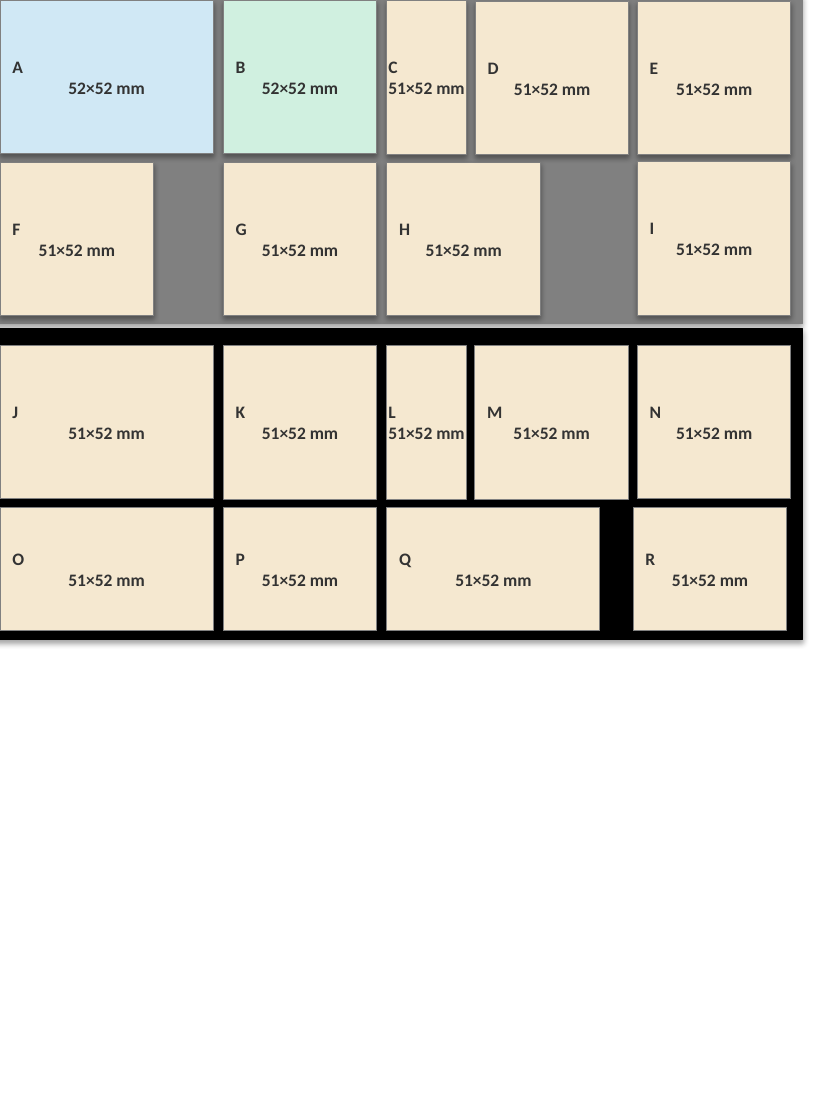
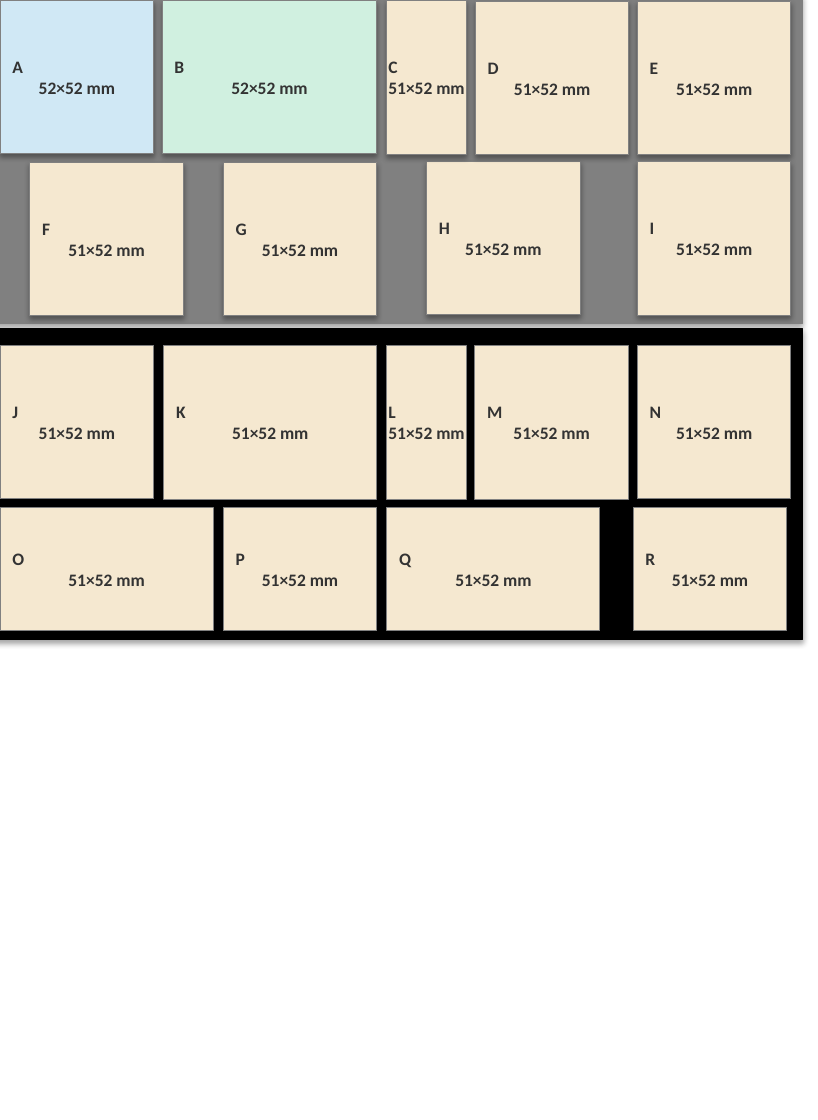
Before and after one commit to lauradriscoll/cosyne2026_adaptive_behavior, a slide deck: slide 1 of figures/fig2/fig2.pptx. Drawn at 818x1120 pixels with LibreOffice and Linux fonts; fonts in the diff are those of the drawing. Boxes give left, top, right and bottom in pixels: in the first picture for what was removed or moved away, otherwise in the second. Text is boxed around its words. In the diff, an @@ line names an element or a change of style, - is before the commit and + after.

```diff
--- a/figures/fig2/fig2.pptx
+++ b/figures/fig2/fig2.pptx
@@ rectangle "A 52×52 mm": place and size @@
-rectangle "A 52×52 mm" at (0, 0, 213, 154)
+rectangle "A 52×52 mm" at (0, 0, 154, 154)
@@ rectangle "B 52×52 mm": place and size @@
-rectangle "B 52×52 mm" at (223, 0, 376, 154)
+rectangle "B 52×52 mm" at (162, 0, 378, 154)
@@ rectangle "K 51×52 mm": place and size @@
-rectangle "K 51×52 mm" at (223, 345, 376, 498)
+rectangle "K 51×52 mm" at (164, 345, 376, 498)
@@ rectangle "F 51×52 mm": place and size @@
-rectangle "F 51×52 mm" at (0, 162, 154, 316)
+rectangle "F 51×52 mm" at (30, 162, 184, 316)
@@ rectangle "H 51×52 mm": place and size @@
-rectangle "H 51×52 mm" at (386, 162, 540, 316)
+rectangle "H 51×52 mm" at (427, 161, 580, 315)
@@ rectangle "J 51×52 mm": place and size @@
-rectangle "J 51×52 mm" at (0, 345, 213, 498)
+rectangle "J 51×52 mm" at (0, 345, 154, 498)
```
Also in this commit, not shown: 19 other files.
